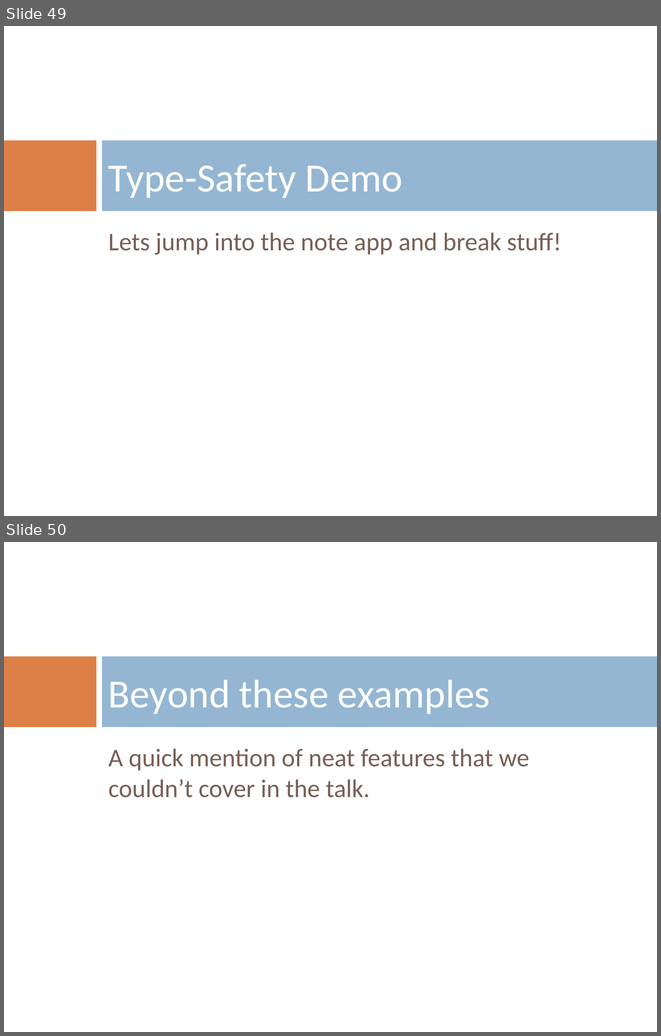
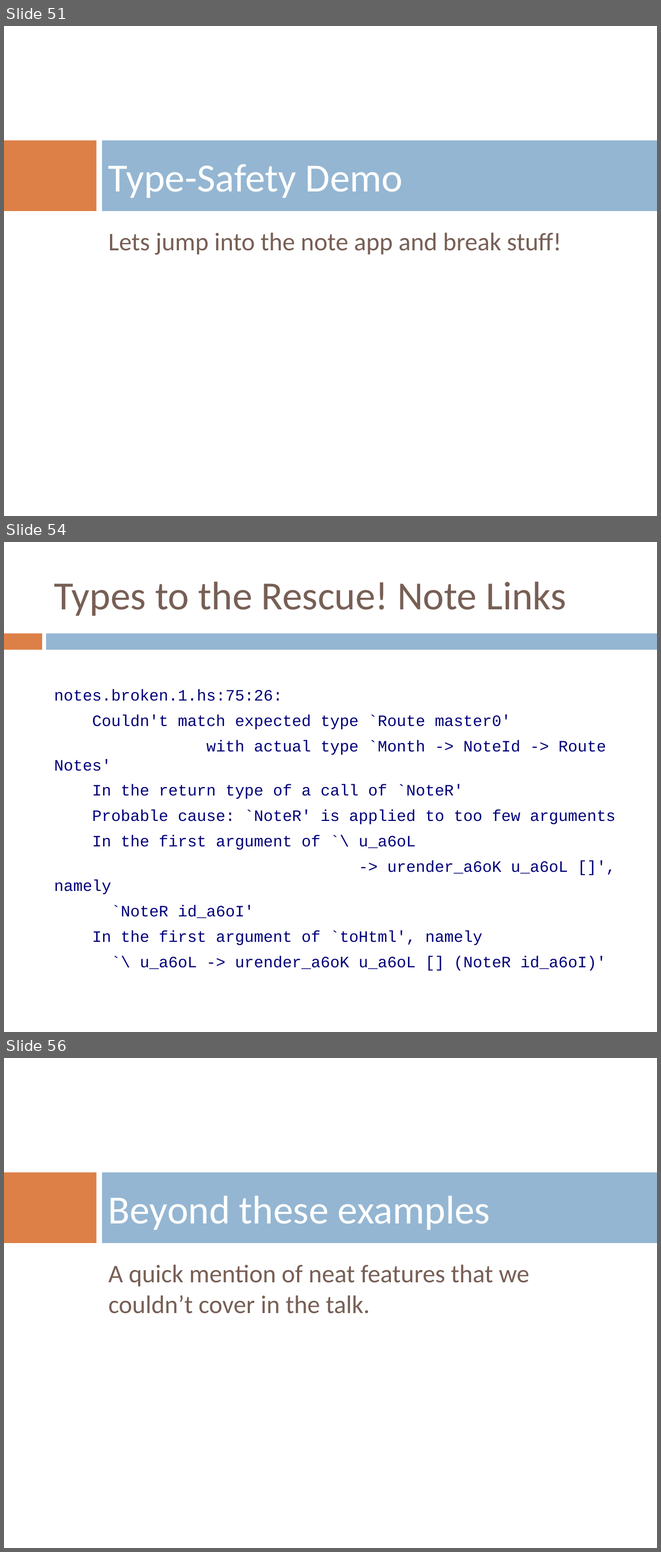
Before and after one commit to benkolera/talk-yesod, a slide deck: TypeSafeWebDevWithYesodAndHaskell.pptx. Shown one above the other, each under a label of ours: slides 49 and 50 before the commit, slides 51, 54 and 56 after it; the slides between them are not shown. The pictures are 661x1036 and 661x1552 pixels, drawn with LibreOffice and Linux fonts; fonts in the diff are those of the drawing; background and template pictures are left out. Boxes give left, top, right and bottom in pixels: in the first picture for what was removed or moved away, otherwise in the second. Text is boxed around its words. In the diff, an @@ line names an element or a change of style, - is before the commit and + after.

```diff
--- a/TypeSafeWebDevWithYesodAndHaskell.pptx
+++ b/TypeSafeWebDevWithYesodAndHaskell.pptx
@@ slide 54 added at (x1=4, y1=542, x2=657, y2=1032), background #FFFFFF @@
@@ title added at (x1=54, y1=581, x2=566, y2=616), 44 pt, text #775F55 @@
+Types to the Rescue! Note Links
@@ rectangle added at (x1=4, y1=633, x2=42, y2=650), fill #DD8047 @@
@@ rectangle added at (x1=46, y1=633, x2=657, y2=650), fill #94B6D2 @@
@@ text added at (x1=54, y1=689, x2=616, y2=971), 17.5 pt, text #000079 @@
+notes.broken.1.hs:75:26:
+Couldn't match expected type `Route master0'
+with actual type `Month -> NoteId -> Route Notes'
+In the return type of a call of `NoteR'
+Probable cause: `NoteR' is applied to too few arguments
+In the first argument of `\ u_a6oL
+-> urender_a6oK u_a6oL []', namely
+`NoteR id_a6oI'
+In the first argument of `toHtml', namely
+`\ u_a6oL -> urender_a6oK u_a6oL [] (NoteR id_a6oI)'
@@ what was slide 49 is now slide 51 @@
@@ what was slide 50 is now slide 56 @@
```
Also in this commit, not shown: 3 slides changed, 8 other slides added, 2 slides removed, 2 other files.
